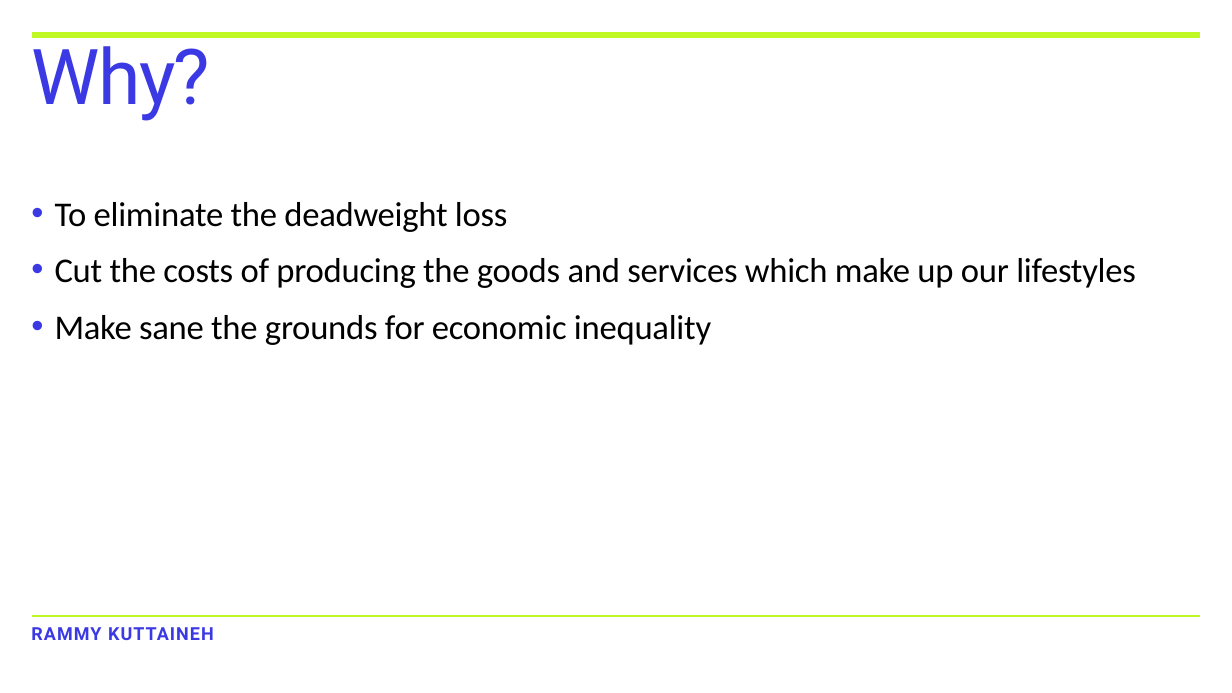
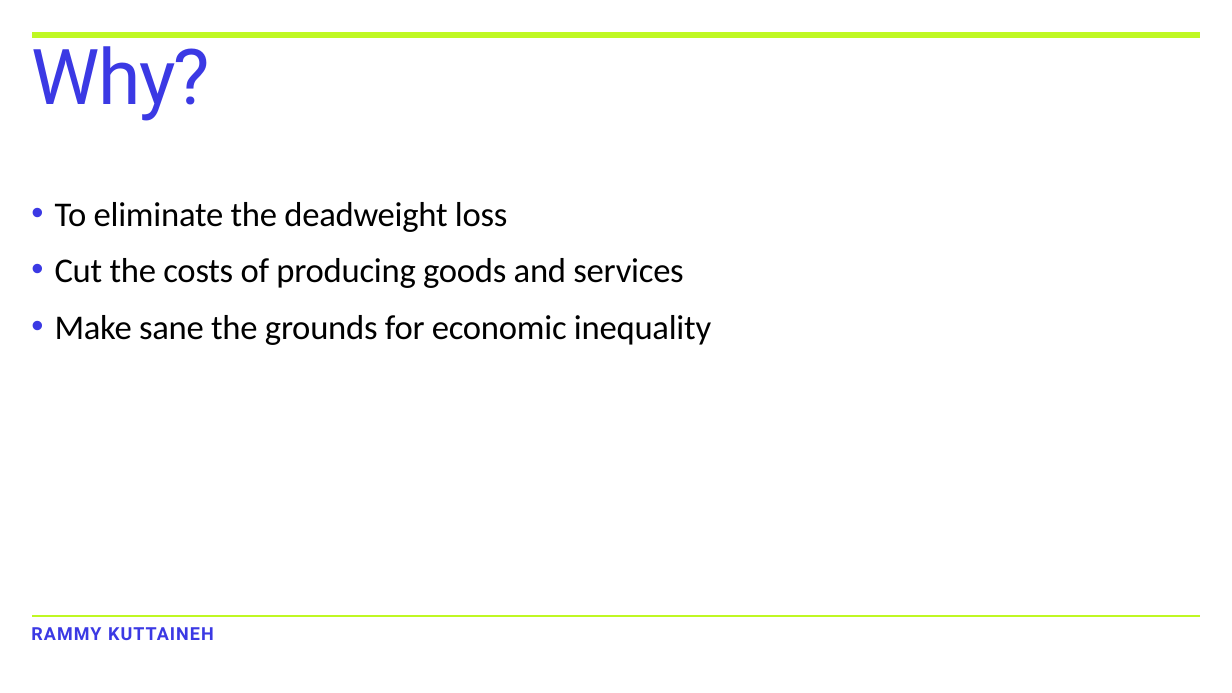
Before and after one commit to kuttaineh/unititle, a slide deck: slide 9 of TRANSITION.ppsx. Drawn at 1232x693 pixels with LibreOffice and Linux fonts; fonts in the diff are those of the drawing. Boxes give left, top, right and bottom in pixels: in the first picture for what was removed or moved away, otherwise in the second. Text is boxed around its words. In the diff, an @@ line names an element or a change of style, - is before the commit and + after.

```diff
--- a/TRANSITION.ppsx
+++ b/TRANSITION.ppsx
@@ text at [55, 258, 683, 288]: text changed @@
-• Cut the costs of producing the goods and services which make up our lifestyles
+• Cut the costs of producing goods and services
```
Also in this commit, not shown: 4 other slides changed.
